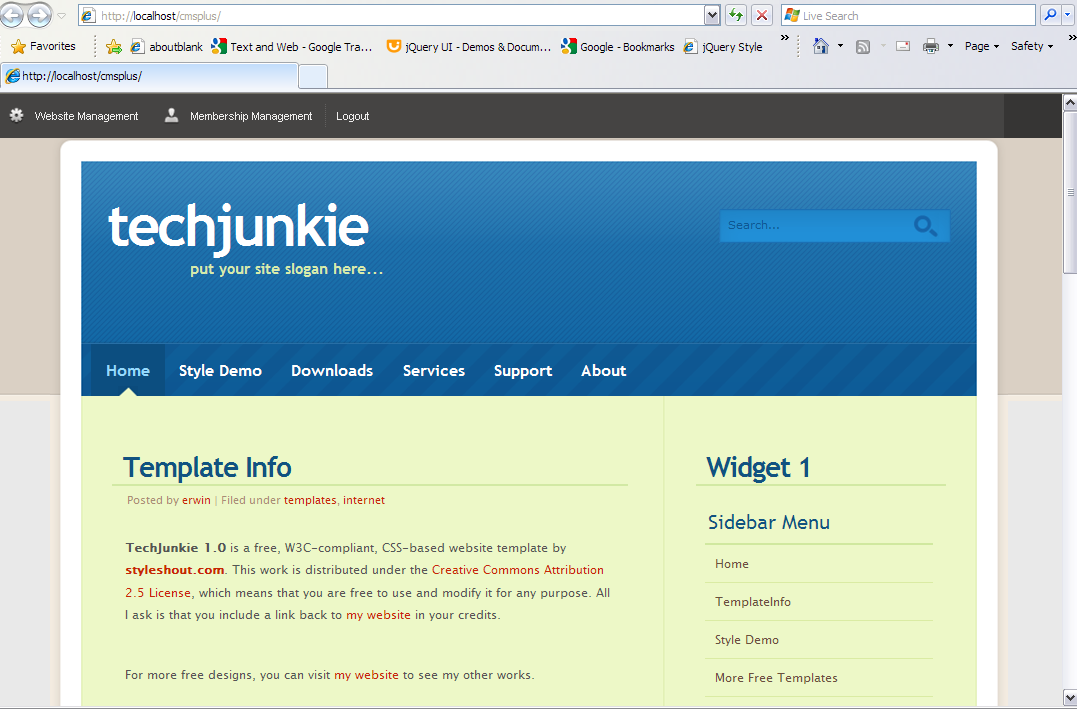
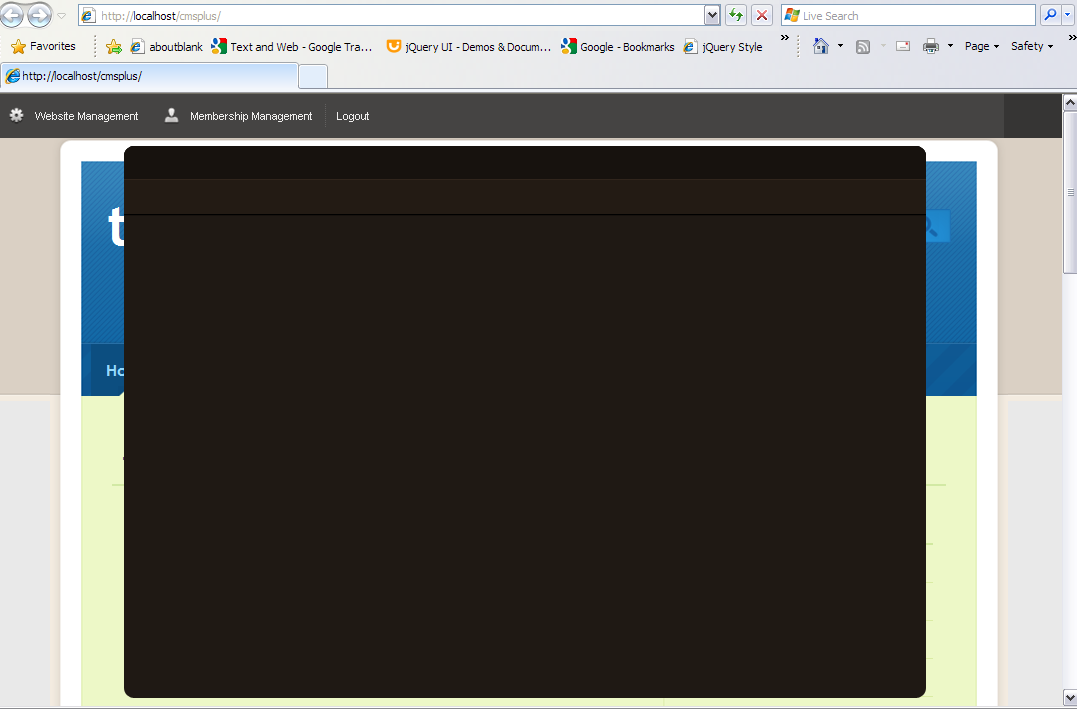
Before/after of a 1077x709 layered artwork. What changed in the layer stack:
showed group "Widget" (15 layers) over [124, 146, 926, 698]
